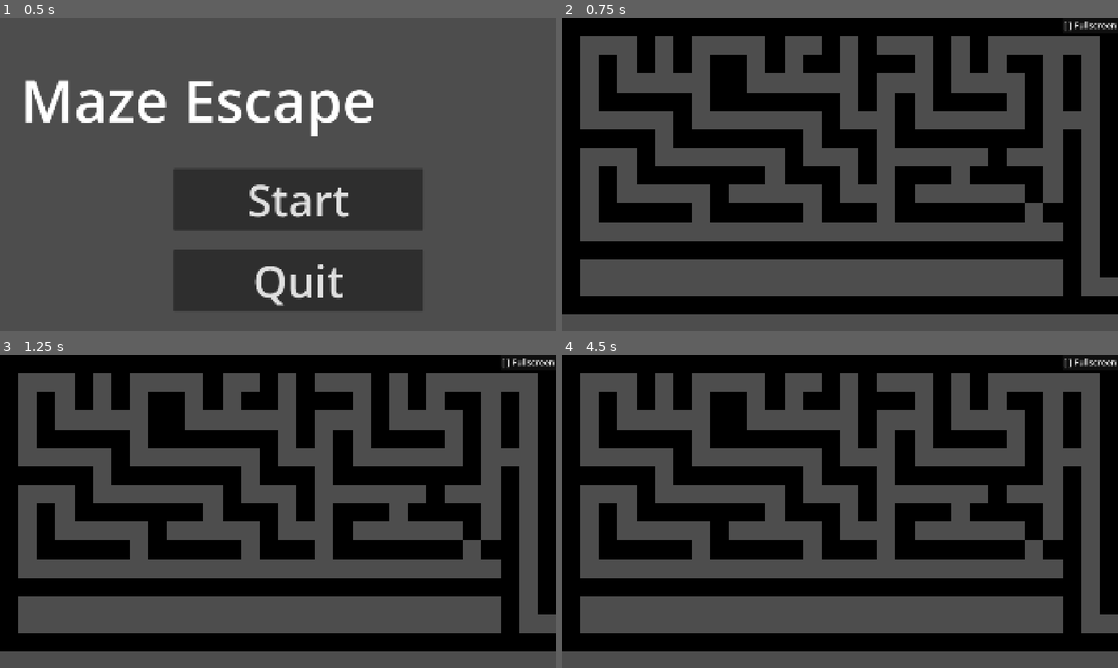
Above: before the commit, frames 1-4 (two rows, left to right).
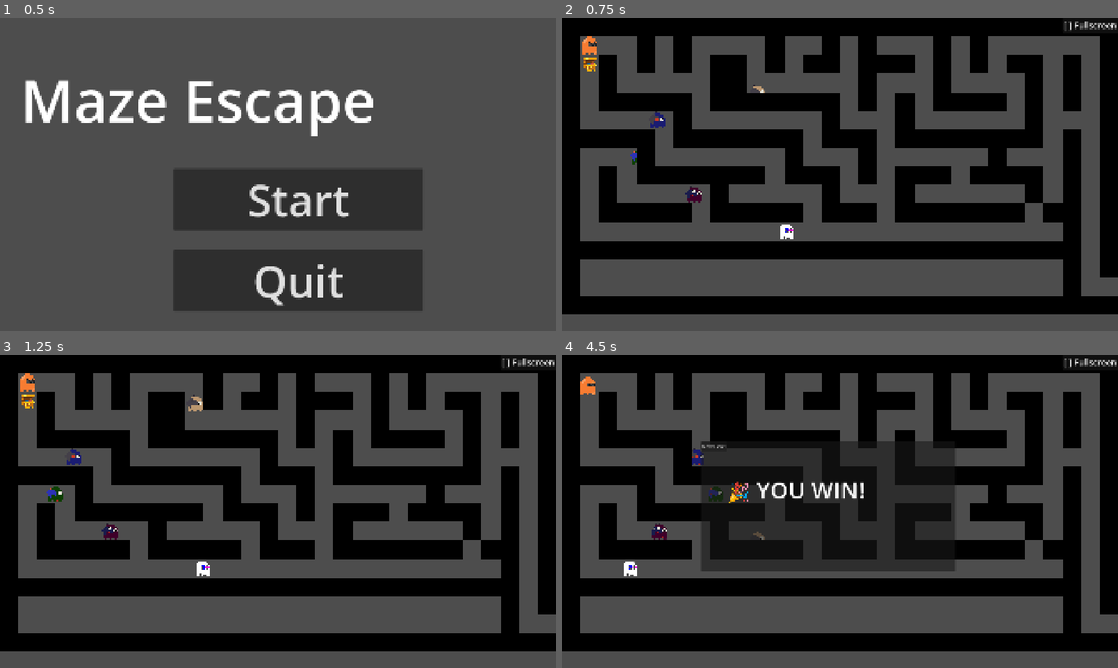
Above: after the commit, the same moments.

Repository: goriant-studio/goriant-games-oss
Game: Godot game, scene res://scenes/main_game.tscn
Same seed, same stepped clock (60 frames per second), same inputs: the game is played once before the commit and once after it.
Inputs:
- Up to frame 1 (0.5 s): no input
- Up to frame 2 (0.75 s): click "Start" at 0.5 s
- Up to frame 3 (1.25 s): no input
- Up to frame 4 (4.5 s): hold W (move_up) 1.28-2.78 s; hold A (move_left) 2.78-4.28 s; hold S (move_down) from 4.28 s (still down)

Frame 1 is identical in both runs. In frame 2, 0.6% of the frame differs, in the area x 3-42%, y 5-71%; in frame 3, 0.7%; in frame 4, 11%, in the area x 3-71%, y 6-71%.
Error before the commit: Parse Error: Identifier "win_popup" not declared in the current scope. (res://scripts/main.gd:49)

Commit message:
implement change level mechanism

Diff:
--- a/godot4/maze-escape/scenes/main.tscn
+++ b/godot4/maze-escape/scenes/level/level_1.tscn
@@ -5,7 +5,7 @@
 [ext_resource type="PackedScene" uid="uid://dfg4ty5cm8ths" path="res://scenes/fullscreen_button.tscn" id="3_h2yge"]
 [ext_resource type="PackedScene" uid="uid://d23hdvhnwauum" path="res://scenes/game_ui.tscn" id="4_1bvp3"]
 
-[node name="MainGame" type="Node2D"]
+[node name="LevelOne" type="Node2D"]
 script = ExtResource("1_0xm2m")
 
 [node name="Entities" type="Node2D" parent="."]
--- a/godot4/maze-escape/scripts/game_ui.gd
+++ b/godot4/maze-escape/scripts/game_ui.gd
@@ -2,9 +2,11 @@
 
 @onready var label = $Panel/MessageLabel
 @onready var restart_btn = $Panel/RestartButton
-@onready var next_btn = $Panel/NextButton # thêm nút này
+@onready var next_btn = $Panel/NextButton
 
 func _ready():
+	# ⭐️ QUAN TRỌNG NHẤT
+	process_mode = Node.PROCESS_MODE_ALWAYS
 	Panel_hide()
 	restart_btn.pressed.connect(_on_restart_pressed)
 	next_btn.pressed.connect(_on_next_pressed)
@@ -32,11 +34,13 @@
 	$Panel.visible = false
 
 func _on_restart_pressed():
+	print("RESTART CLICKED") # 👈 debug
 	get_tree().paused = false
 	Globals.game_state = Globals.GameState.PLAYING
 	get_tree().reload_current_scene()
 
 func _on_next_pressed():
+	print("NEXT LEVEL") # 👈 debug
 	get_tree().paused = false
 	Globals.game_state = Globals.GameState.PLAYING
-	get_tree().change_scene_to_file("res://scenes/level_2.tscn")
+	Globals.go_to_next_level()
--- a/godot4/maze-escape/scripts/globals.gd
+++ b/godot4/maze-escape/scripts/globals.gd
@@ -2,7 +2,15 @@
 
 enum GameState { PLAYING, WIN, LOSE }
 
-signal game_state_changed(new_state)
+signal game_state_changed(state)
+
+# ----- LEVEL FLOW -----
+var levels := [
+	"res://scenes/level/level_1.tscn",
+	"res://scenes/level/level_2.tscn",
+]
+
+var current_level_index := 0
 
 var game_state: GameState = GameState.PLAYING:
 	set(value):
@@ -12,5 +20,16 @@
 		emit_signal("game_state_changed", value)
 
 
+func go_to_next_level():
+	current_level_index += 1
+
+	if current_level_index >= levels.size():
+		print("🎉 All levels completed!")
+		# có thể quay về menu / credit
+		get_tree().change_scene_to_file("res://scenes/main_game.tscn")
+		return
+	get_tree().change_scene_to_file(levels[current_level_index])
+
+
 var tile_size: int = 64
 var current_level = 1
--- a/godot4/maze-escape/scripts/main.gd
+++ b/godot4/maze-escape/scripts/main.gd
@@ -36,17 +36,18 @@
 
 	entities.add_child(treasure) # thêm vào Entities, không bị maze che
 
-	var world_pos = maze.cell_to_world(Vector2i(29,14))
-	#var world_pos = maze.cell_to_world(Vector2i(1,2))
+	#var world_pos = maze.cell_to_world(Vector2i(29,14))
+	var world_pos = maze.cell_to_world(Vector2i(1,2))
 	treasure.global_position = world_pos
 	treasure.collected.connect(_on_level_win)
 
 
-
 func _on_level_win():
+	if Globals.game_state != Globals.GameState.PLAYING:
+		return
 	MusicManager.stop()
 	Globals.game_state = Globals.GameState.WIN
-	win_popup.show_popup()
+
 
 
 func spawn_player_at(cell: Vector2i):
--- a/godot4/maze-escape/scripts/main_menu.gd
+++ b/godot4/maze-escape/scripts/main_menu.gd
@@ -16,7 +16,7 @@
 		push_error("Quit button is not assigned")
 
 func _on_start_pressed():
-	get_tree().change_scene_to_file("res://scenes/main.tscn")
+	get_tree().change_scene_to_file("res://scenes/level/level_1.tscn")
 
 
 # Called every frame. 'delta' is the elapsed time since the previous frame.
--- a/godot4/maze-escape/scripts/treasure.gd
+++ b/godot4/maze-escape/scripts/treasure.gd
@@ -1,4 +1,5 @@
 extends Area2D
+signal collected
 
 @onready var sfx: AudioStreamPlayer2D = $SFX
 @export var gold_amount: int = 1
@@ -9,6 +10,5 @@
 func _on_body_entered(body):
 	if body.is_in_group("player"):
 		sfx.play()
-		MusicManager.stop()
 		emit_signal("collected")
 		queue_free()
Renamed: godot4/maze-escape/scenes/level_two.tscn -> godot4/maze-escape/scenes/level/level_2.tscn
